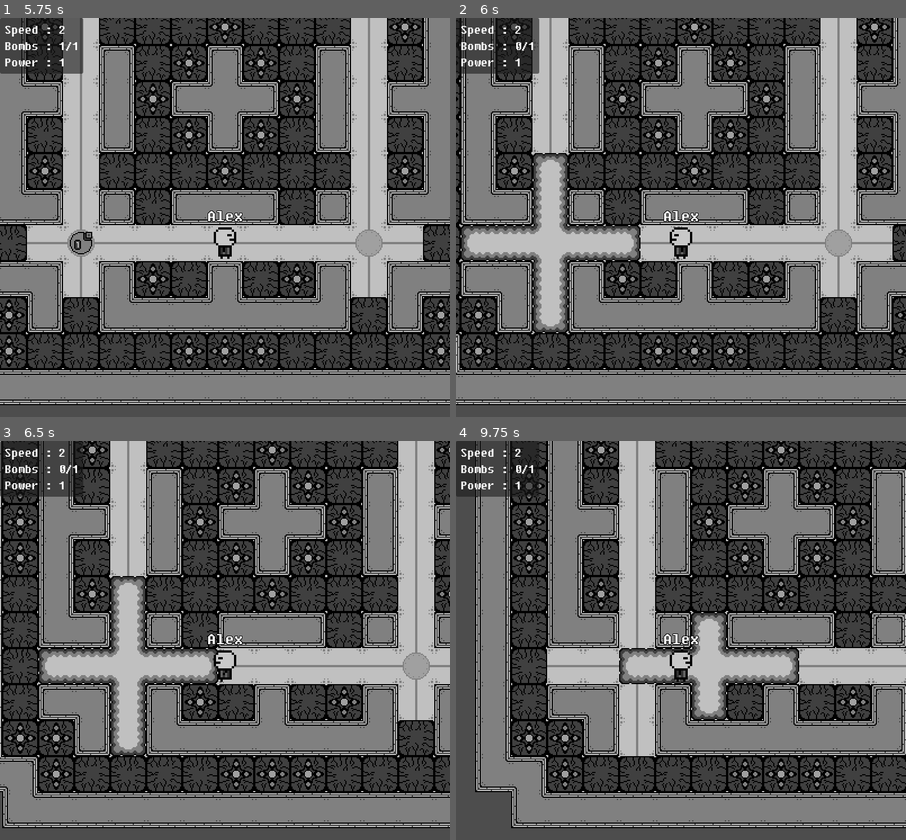
Above: before the commit, frames 1-4 (two rows, left to right).
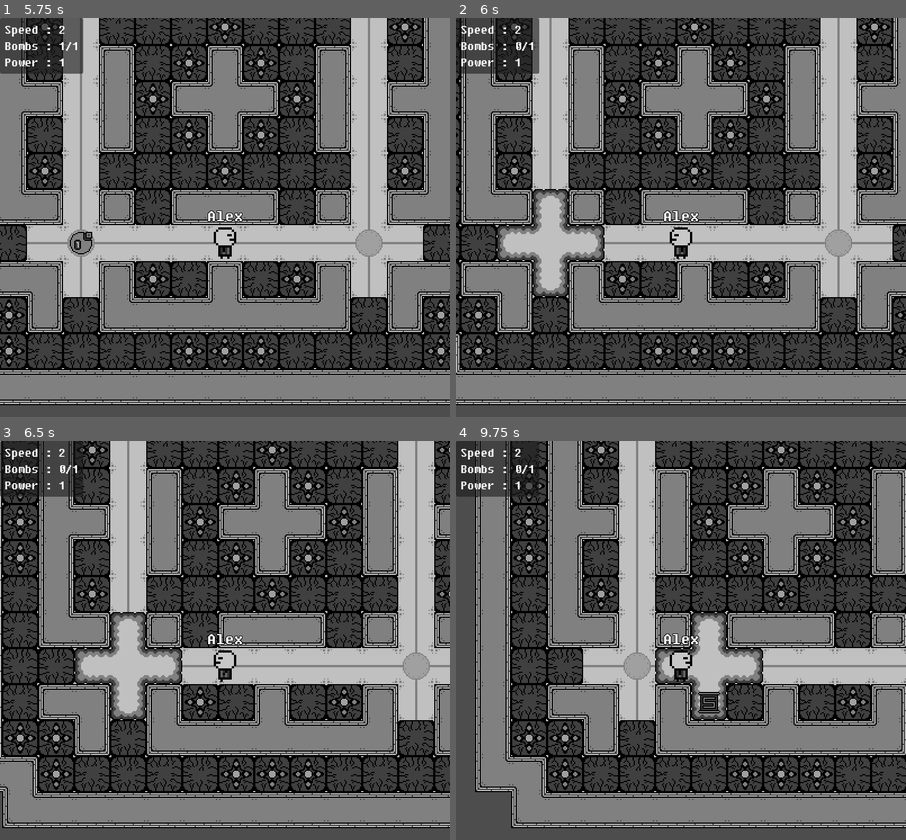
Above: after the commit, the same moments.

Repository: Mo-BiuS/Multi-Bomber-2
Game: Godot game, scene res://scenes/main.tscn
Two runs of this game, one before a commit and one after it. Both use one fixed random seed, a clock stepped at 60 frames per second and the inputs below.
Inputs (mouse positions are in pixels of both pictures, inside the frame that each line leads up to):
- Up to frame 1 (5.75 s): click (243, 237) at 0.52 s; type "Alex" at 0.6 s; click "Host" at 1.25 s; click "Start" at 2 s; tap Enter at 2.75 s; hold D (right) 2.78-3.53 s; hold Space (bomb) 2.78-3.53 s; hold S (down) 3.53-4.28 s; tap Space (bomb) at 3.6, 4.25, 5.1 s; hold D (right) 4.28-5.03 s; hold Space (bomb) 4.28-5.03 s; hold W (up) from 5.03 s (still down)
- Up to frame 2 (6 s): tap Enter at 5.75 s; release W (up) at 5.78 s; hold A (left) from 5.78 s (still down); hold Space (bomb) from 5.78 s (still down)
- Up to frame 3 (6.5 s): keep holding A (left); keep holding Space (bomb)
- Up to frame 4 (9.75 s): release Space (bomb) at 6.53 s; tap Space (bomb) at 6.6, 8.1, 9.6 s; release A (left) at 7.28 s; hold S (down) 7.28-8.03 s; hold Space (bomb) 7.28-8.03 s; hold D (right) 8.03-8.78 s; tap Enter at 8.75 s; hold W (up) 8.78-9.53 s; hold Space (bomb) 8.78-9.53 s; hold D (right) from 9.53 s (still down)

Frame 1 is identical in both runs. In frame 2, 2.6% of the frame differs, in the area x 1-41%, y 33-79%; in frame 3, 2.6%; in frame 4, 3.0%, in the area x 20-77%, y 51-79%.

Commit message:
added bonus

Diff:
--- a/scenes/game/arenaHolder.gd
+++ b/scenes/game/arenaHolder.gd
@@ -29,7 +29,7 @@
 	var arena:TileMap = get_children()[0]
 	if( arena.get_cell_source_id(1, pos) == -1):
 		a.append(pos)
-		if(power >= 0 && arena.get_cell_source_id(2, pos) == -1):
+		if(power > 0 && arena.get_cell_source_id(2, pos) == -1):
 			if direction == 0 || direction == 1 : a.append_array(calcExplosion(pos+Vector2i(1,0),power-1,1))
 			if direction == 0 || direction == 2 : a.append_array(calcExplosion(pos+Vector2i(0,1),power-1,2))
 			if direction == 0 || direction == 3 : a.append_array(calcExplosion(pos+Vector2i(-1,0),power-1,3))
--- a/scenes/game/bomb.gd
+++ b/scenes/game/bomb.gd
@@ -2,6 +2,7 @@
 
 var timer:float = 3.0
 var playerId:int = 0
+var power:int
 
 @onready var texture = $Sprite2D
 
@@ -16,5 +17,5 @@
 
 func detonate():
 	if multiplayer.get_unique_id() == 1 :
-		explosionAt.emit(playerId, position)
+		explosionAt.emit(playerId, position, power)
 		queue_free()
--- /dev/null
+++ b/scenes/game/bonus.gd
@@ -0,0 +1,24 @@
+extends Sprite2D
+
+var bonusType
+#0 bomb
+#1 power
+#2 speed
+
+func init():
+	var type = randi()%100
+	if type < 20 : bonusType = 0
+	if type < 70 : bonusType = 1
+	else: bonusType = 2
+
+	region_rect = Rect2i(64,bonusType*32,32,32)
+
+
+func _on_area_2d_body_entered(body):
+	if multiplayer.get_unique_id() == 1:
+		if body.has_method("collide") :
+			match bonusType:
+				0:body.maxBomb+=1
+				1:body.power+=1
+				2:body.speed+=0.5
+			queue_free()
--- /dev/null
+++ b/scenes/game/bonus.tscn
@@ -0,0 +1,33 @@
+[gd_scene load_steps=5 format=3 uid="uid://ch36njl78hbmv"]
+
+[ext_resource type="Script" path="res://scenes/game/bonus.gd" id="1_in1bp"]
+[ext_resource type="Texture2D" uid="uid://cyjddrsqx2cii" path="res://ressources/building/misc.png" id="1_lk0xj"]
+
+[sub_resource type="RectangleShape2D" id="RectangleShape2D_g8ci6"]
+size = Vector2(16, 16)
+
+[sub_resource type="SceneReplicationConfig" id="SceneReplicationConfig_verls"]
+properties/0/path = NodePath(".:region_rect")
+properties/0/spawn = true
+properties/0/sync = true
+properties/1/path = NodePath(".:position")
+properties/1/spawn = true
+properties/1/sync = true
+
+[node name="bonus" type="Sprite2D"]
+texture_filter = 1
+scale = Vector2(2, 2)
+texture = ExtResource("1_lk0xj")
+region_enabled = true
+region_rect = Rect2(64, 0, 32, 32)
+script = ExtResource("1_in1bp")
+
+[node name="Area2D" type="Area2D" parent="."]
+
+[node name="CollisionShape2D" type="CollisionShape2D" parent="Area2D"]
+shape = SubResource("RectangleShape2D_g8ci6")
+
+[node name="MultiplayerSynchronizer" type="MultiplayerSynchronizer" parent="."]
+replication_config = SubResource("SceneReplicationConfig_verls")
+
+[connection signal="body_entered" from="Area2D" to="." method="_on_area_2d_body_entered"]
--- a/scenes/game/game.gd
+++ b/scenes/game/game.gd
@@ -2,10 +2,12 @@
 
 @onready var playerList = $playerList
 @onready var bombList = $bombList
+@onready var bonusList = $bonusList
 @onready var arenaHolder = $arenaHolder
 
 const playerModel = preload("res://scenes/game/player.tscn")
 const bombModel = preload("res://scenes/game/bomb.tscn")
+const bonusModel = preload("res://scenes/game/bonus.tscn")
 
 const arena0 = preload("res://scenes/game/arena/arena_0.tscn")
 
@@ -49,14 +51,15 @@
 			bomb.position = Vector2i((pos)/64)*64+Vector2i(32,32)
 			bombList.add_child(bomb, true)
 			bomb.playerId = player.playerId
+			bomb.power = player.power
 			bomb.explosionAt.connect(explosionAt)
 			player.bomb+=1
 
-func explosionAt(id:int, pos:Vector2):
+func explosionAt(id:int, pos:Vector2, power:int):
 	var player = getPlayerById(id)
 	if player != null :
 		player.bomb-=1
-	arenaHolder.explosionAt(Vector2i(pos/64), player.power)
+	arenaHolder.explosionAt(Vector2i(pos/64), power)
 
 func getPlayerById(id:int):
 	for i in playerList.get_children():
@@ -86,4 +89,7 @@
 		i.setPosition(pos*2)
 
 func _on_arena_holder_spawn_bonus_at(pos):
-	print("Spawn bonus")
+	var bonus = bonusModel.instantiate()
+	bonus.init()
+	bonus.position = pos*64+Vector2i(32,32)
+	bonusList.add_child(bonus, true)
--- a/scenes/game/game.tscn
+++ b/scenes/game/game.tscn
@@ -12,10 +12,16 @@
 
 [node name="bombList" type="Node2D" parent="."]
 
+[node name="bonusList" type="Node2D" parent="."]
+
 [node name="playerList" type="Node2D" parent="."]
 
 [node name="bombSpawner" type="MultiplayerSpawner" parent="."]
 _spawnable_scenes = PackedStringArray("res://scenes/game/bomb.tscn")
 spawn_path = NodePath("../bombList")
 
+[node name="bonusSpawner" type="MultiplayerSpawner" parent="."]
+_spawnable_scenes = PackedStringArray("res://scenes/game/bonus.tscn")
+spawn_path = NodePath("../bonusList")
+
 [connection signal="spawnBonusAt" from="arenaHolder" to="." method="_on_arena_holder_spawn_bonus_at"]
